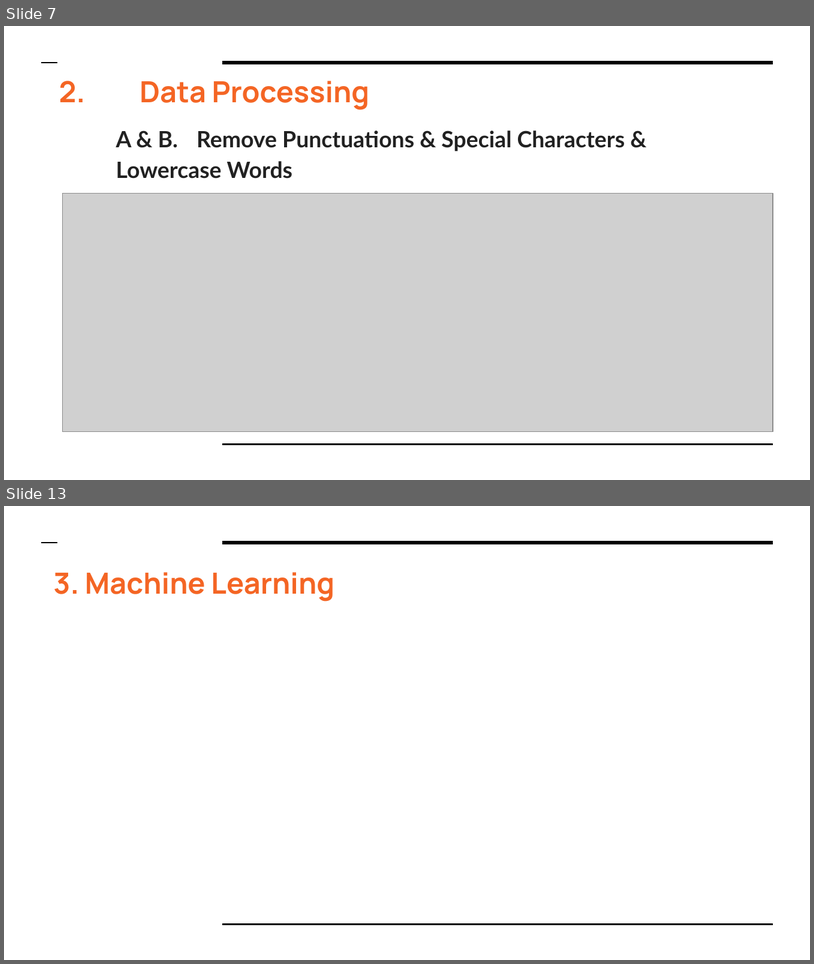
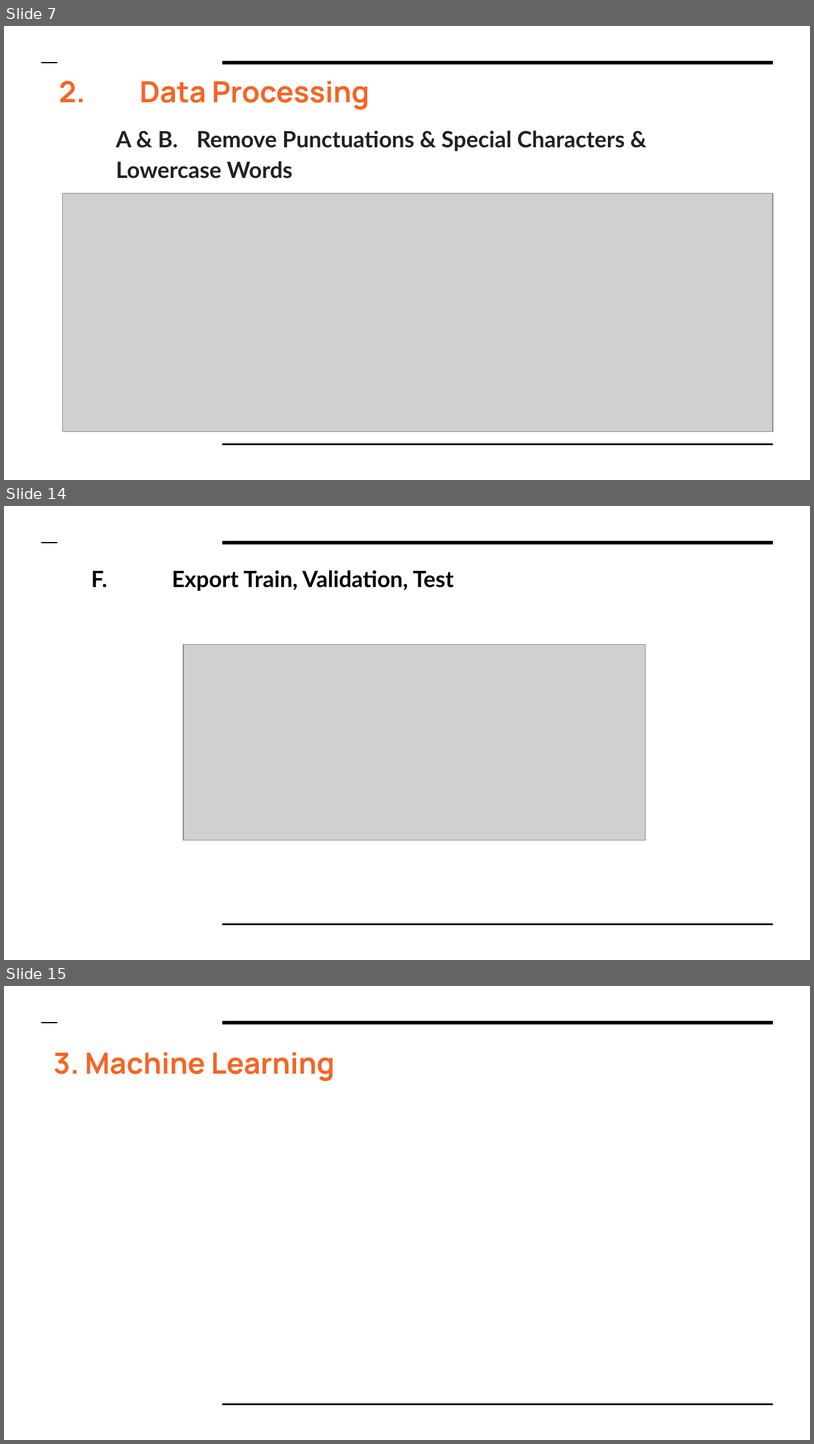
Before and after one commit to HoManLeung/Amazon-analysis, a slide deck: Final Project DS610.pptx. Shown one above the other, each under a label of ours: slides 7 and 13 before the commit, slides 7, 14 and 15 after it; the slides between them are not shown. The pictures are 814x964 and 814x1444 pixels, drawn with LibreOffice and Linux fonts; fonts in the diff are those of the drawing; grey boxes stand for pictures. Boxes give left, top, right and bottom in pixels: in the first picture for what was removed or moved away, otherwise in the second. Text is boxed around its words. In the diff, an @@ line names an element or a change of style, - is before the commit and + after.

```diff
--- a/Final Project DS610.pptx
+++ b/Final Project DS610.pptx
@@ slide 14 added at bbox=[4, 506, 810, 960], background #FFFFFF; not listed: 3 template elements that a slide beside it also shows @@
@@ title added at bbox=[91, 570, 454, 591], 20 pt, text #000000, bold @@
+F. Export Train, Validation, Test
@@ picture added at bbox=[184, 644, 646, 840] @@
@@ what was slide 13 is now slide 15 @@
```
Also in this commit, not shown: 5 slides changed, 1 other slide added.
